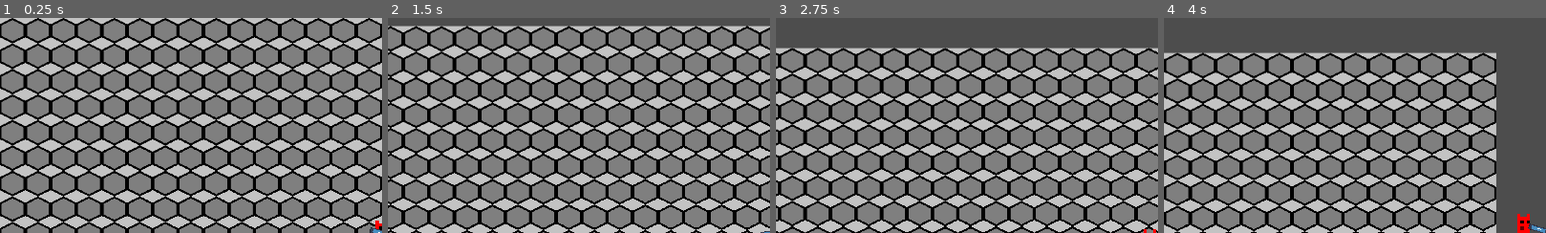
Above: before the commit, frames 1-4 (left to right).
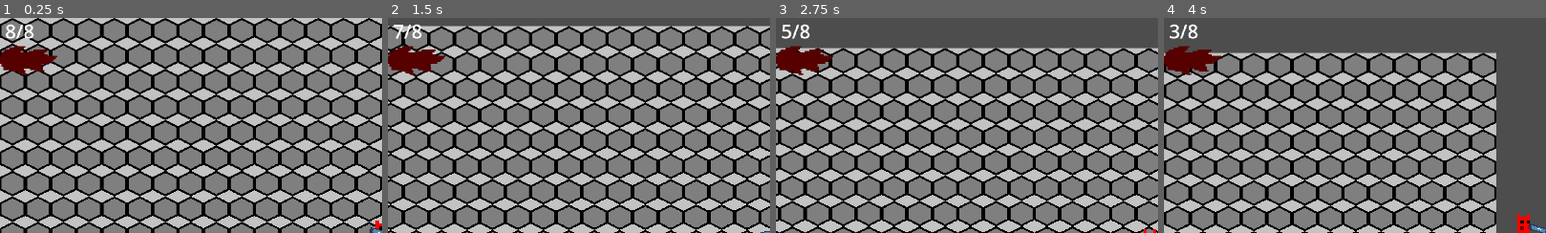
Above: after the commit, the same moments.

Repository: DecotDev/project-movement
Game: Godot game, scene res://Scences/hell_main.tscn
The game is run twice, just before and just after one commit, with the same random seed, the same clock (stepped at 60 frames per second) and the same inputs. This scene is started directly instead of the project's main scene. The engine's default icon, where the game draws it, is replaced by a stand-in: a white triangle on a blue panel in a dark square.
Inputs (mouse positions are % of the whole screen's width and height, from its top left):
- Up to frame 1 (0.25 s): no input
- Up to frame 2 (1.5 s): tap Enter at 0.5 s; move the mouse to (72, 45) at 0.52 s; hold D (Right) from 0.53 s (still down); click (72, 45) at 0.6 s; tap W (Up) at 0.77 s; move the mouse to (30, 55) at 1.27 s; tap Shift (Shift) at 1.35 s
- Up to frame 3 (2.75 s): tap W (Up) at 1.52 s; click (30, 55) at 1.55 s; move the mouse to (60, 28) at 2.02 s; release D (Right) at 2.03 s; hold A (Left) from 2.03 s (still down); click (60, 28) at 2.1 s
- Up to frame 4 (4 s): move the mouse to (45, 70) at 2.77 s; release A (Left) at 2.78 s; hold D (Right) from 2.78 s (still down); tap T (Test) at 2.85 s; tap W (Up) at 3.02, 3.77 s; click (45, 70) at 3.05 s; move the mouse to (80, 65) at 3.52 s; click (80, 65) at 3.6 s
The pictures show only the part of the screen within x 0-50%, y 0-50%; the shares and areas given below are measured in that part.

The runs differ from the first frame. In frame 1, 1.6% of the frame differs, in the area x 0-15%, y 2-27%; in frame 2, 1.5%; in frame 3, 1.5%; in frame 4, 1.5%.
Error after the commit: Invalid access to property or key 'value' on a base object of type 'Nil'. (res://Scripts/hell_gui.gd:14)

Commit message:
Ammo and flame bar
What's new?
- Added ammo counter
- Bug flame bar

Diff:
--- a/Scences/demon.tscn
+++ b/Scences/demon.tscn
@@ -3,7 +3,7 @@
 [ext_resource type="Script" path="res://Scripts/demon.gd" id="1_fs57w"]
 [ext_resource type="Texture2D" uid="uid://3sf44jrnvenc" path="res://Assets/char_red0.png" id="2_u5h4x"]
 [ext_resource type="PackedScene" uid="uid://bh6srcfj8h0k0" path="res://Scences/gun.tscn" id="3_nkav8"]
-[ext_resource type="Script" path="res://Scences/camera_2d.gd" id="4_wb88l"]
+[ext_resource type="Script" path="res://Scripts/camera_2d.gd" id="4_wb88l"]
 
 [sub_resource type="AtlasTexture" id="AtlasTexture_ao7xs"]
 atlas = ExtResource("2_u5h4x")
--- a/Scences/hell_gui.tscn
+++ b/Scences/hell_gui.tscn
@@ -1,4 +1,15 @@
-[gd_scene format=3 uid="uid://dbi28s0peaois"]
+[gd_scene load_steps=5 format=3 uid="uid://dbi28s0peaois"]
+
+[ext_resource type="Script" path="res://Scripts/hell_gui.gd" id="1_p8bu5"]
+[ext_resource type="Texture2D" uid="uid://bf43q1p026icw" path="res://Assets/Hell/LoadFlame.png" id="2_5t775"]
+
+[sub_resource type="AtlasTexture" id="AtlasTexture_uup6e"]
+atlas = ExtResource("2_5t775")
+region = Rect2(0, 0, 36, 18)
+
+[sub_resource type="AtlasTexture" id="AtlasTexture_4nmvd"]
+atlas = ExtResource("2_5t775")
+region = Rect2(36, 0, 36, 18)
 
 [node name="HellGUI" type="Control"]
 layout_mode = 3
@@ -7,5 +18,31 @@
 anchor_bottom = 1.0
 grow_horizontal = 2
 grow_vertical = 2
+script = ExtResource("1_p8bu5")
 
 [node name="CanvasLayer" type="CanvasLayer" parent="."]
+
+[node name="TextureProgressBar" type="TextureProgressBar" parent="CanvasLayer"]
+unique_name_in_owner = true
+offset_top = 71.0
+offset_right = 36.0
+offset_bottom = 89.0
+scale = Vector2(4, 4)
+texture_under = SubResource("AtlasTexture_uup6e")
+texture_progress = SubResource("AtlasTexture_4nmvd")
+
+[node name="Label" type="Label" parent="CanvasLayer/TextureProgressBar"]
+layout_mode = 0
+offset_right = 40.0
+offset_bottom = 23.0
+
+[node name="VBoxContainer" type="VBoxContainer" parent="CanvasLayer"]
+offset_right = 100.0
+offset_bottom = 67.0
+
+[node name="AmmoLeftLabel" type="Label" parent="CanvasLayer/VBoxContainer"]
+unique_name_in_owner = true
+layout_mode = 2
+theme_override_font_sizes/font_size = 48
+text = "8/8"
+horizontal_alignment = 1
--- a/Scences/hell_main.tscn
+++ b/Scences/hell_main.tscn
@@ -1,7 +1,8 @@
-[gd_scene load_steps=3 format=3 uid="uid://coibfkpqkmlbp"]
+[gd_scene load_steps=4 format=3 uid="uid://coibfkpqkmlbp"]
 
 [ext_resource type="Texture2D" uid="uid://cwyskgv43joaf" path="res://Assets/Hell/hex.png" id="1_fetqg"]
 [ext_resource type="PackedScene" uid="uid://cfmbl6ed0fskd" path="res://Scences/demon.tscn" id="1_v8cfb"]
+[ext_resource type="PackedScene" uid="uid://dbi28s0peaois" path="res://Scences/hell_gui.tscn" id="3_v8ioc"]
 
 [node name="HellMain" type="Node2D"]
 
@@ -13,3 +14,5 @@
 region_rect = Rect2(0, 0, 1920, 1080)
 
 [node name="Demon" parent="." instance=ExtResource("1_v8cfb")]
+
+[node name="HellGUI" parent="." instance=ExtResource("3_v8ioc")]
--- a/Scripts/gun.gd
+++ b/Scripts/gun.gd
@@ -6,6 +6,11 @@
 var magazine_size: int = 8
 var ammo: int = 8
 var reloading: bool = false
+var gui: Node = null
+
+func _ready() -> void:
+	gui = get_tree().get_root().find_child("HellGUI", true, false)
+	gui.update_ammo_label(ammo, magazine_size)
 
 func _physics_process(delta: float) -> void:
 	look_at(get_global_mouse_position())
@@ -16,6 +21,7 @@
 
 func shoot() -> void:
 	ammo -= 1
+	gui.update_ammo_label(ammo, magazine_size)
 	const BULLET = preload("res://Scences/bullet.tscn")
 	var new_bullet: = BULLET.instantiate()
 	new_bullet.global_position = %ShootingPoint.global_position
@@ -28,4 +34,5 @@
 
 func _on_reload_timer_timeout() -> void:
 	ammo = magazine_size
+	gui.update_ammo_label(ammo, magazine_size)
 	reloading = false
--- /dev/null
+++ b/Scripts/hell_gui.gd
@@ -0,0 +1,14 @@
+extends Control
+
+@onready
+var flame_bar: = %TextureProgressBar
+
+func _ready() -> void:
+	flame_bar.max_value = 8
+
+func update_ammo_label(ammo: int, magazine_size: int) -> void:
+	%AmmoLeftLabel.text = (str(ammo) + "/" + str(magazine_size))
+	update_flame_bar(ammo)
+
+func update_flame_bar(ammo: int) -> void:
+	flame_bar.value+1
--- a/heaven_main.gd
+++ b/heaven_main.gd
@@ -1,7 +1,7 @@
 extends Node2D
 
 @onready
-var heavn_gui: = %HeavenGUI
+var heaven_gui: = %HeavenGUI
 
 func just_a_func() -> void:
 	pass
Binary file added: Assets/Hell/LoadFlame.png
Not shown, added: Assets/Hell/LoadFlame.png.import
Renamed: Scences/camera_2d.gd -> Scripts/camera_2d.gd
